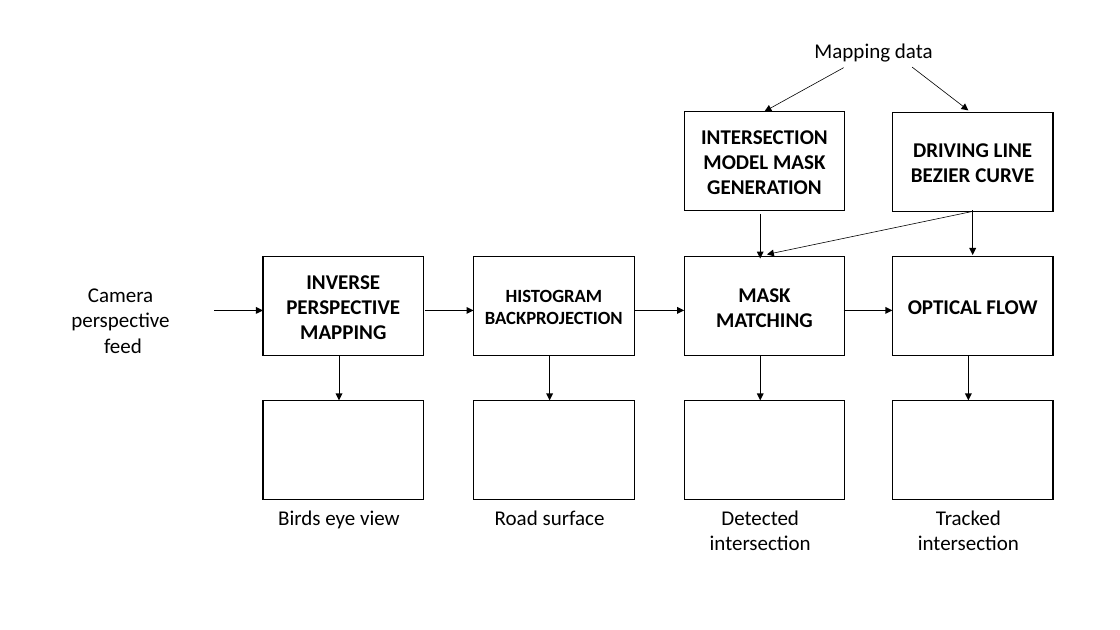
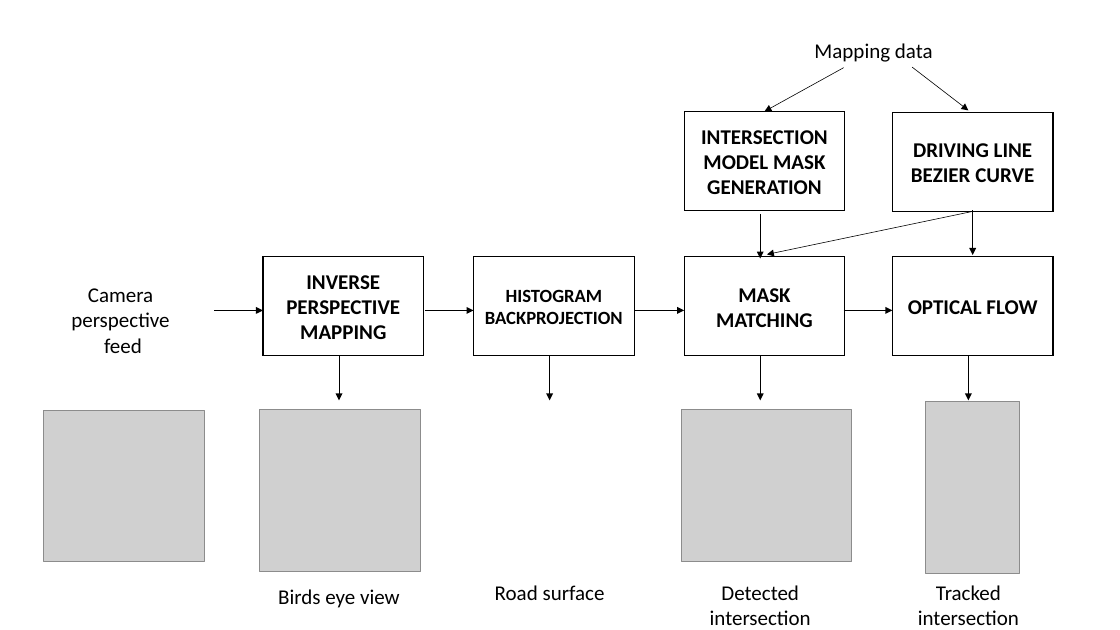
Before and after one commit to MickWPM/Thesis, a slide deck: slide 1 of Docs/Final/systemOverview.pptx. Drawn at 1120x630 pixels with LibreOffice and Linux fonts; fonts in the diff are those of the drawing; grey boxes stand for pictures. Boxes give left, top, right and bottom in pixels: in the first picture for what was removed or moved away, otherwise in the second. Text is boxed around its words. In the diff, an @@ line names an element or a change of style, - is before the commit and + after.

```diff
--- a/Docs/Final/systemOverview.pptx
+++ b/Docs/Final/systemOverview.pptx
@@ picture added at (x1=44, y1=411, x2=205, y2=562) @@
@@ picture added at (x1=260, y1=409, x2=421, y2=571) @@
@@ rectangle removed at (x1=263, y1=401, x2=423, y2=500) @@
@@ rectangle removed at (x1=474, y1=401, x2=634, y2=500) @@
@@ picture added at (x1=681, y1=409, x2=852, y2=561) @@
@@ rectangle removed at (x1=684, y1=401, x2=844, y2=500) @@
@@ rectangle removed at (x1=892, y1=401, x2=1053, y2=500) @@
@@ picture added at (x1=926, y1=402, x2=1021, y2=574) @@
@@ text "Birds eye view" moved from (x1=278, y1=510, x2=400, y2=529) to (x1=278, y1=589, x2=400, y2=608) @@
@@ 3 texts moved together from (x1=495, y1=510, x2=1019, y2=550) to (x1=495, y1=585, x2=1019, y2=625) @@
```
Also in this commit, not shown: 1 slide added, 2 other files.
